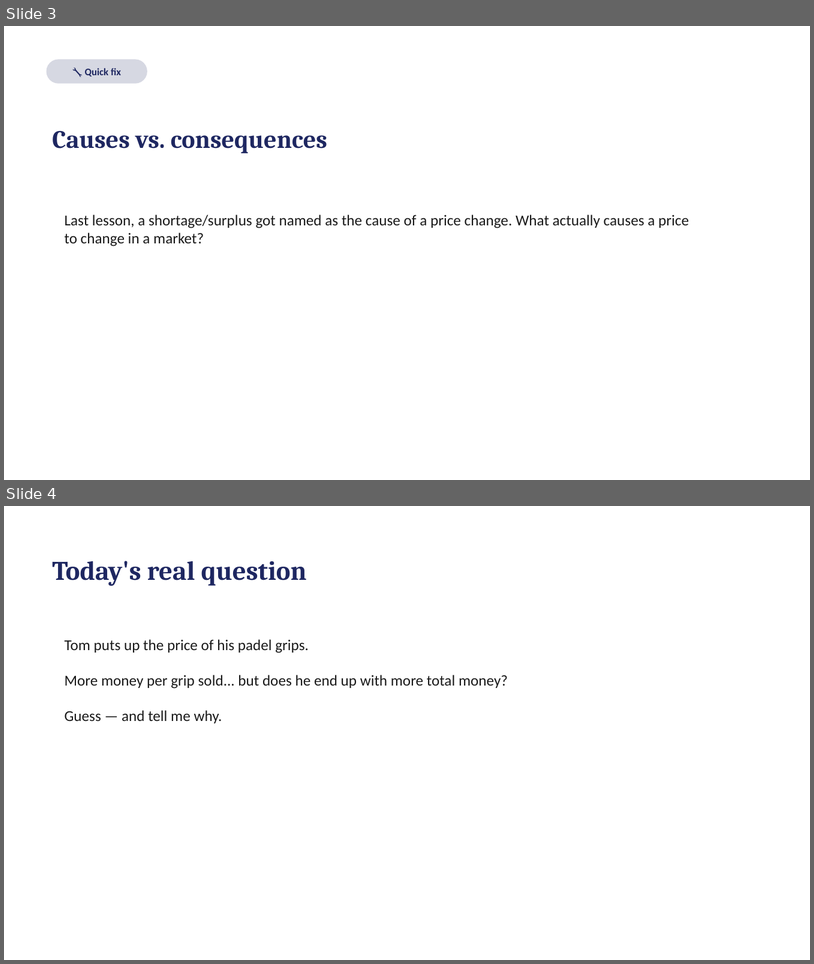
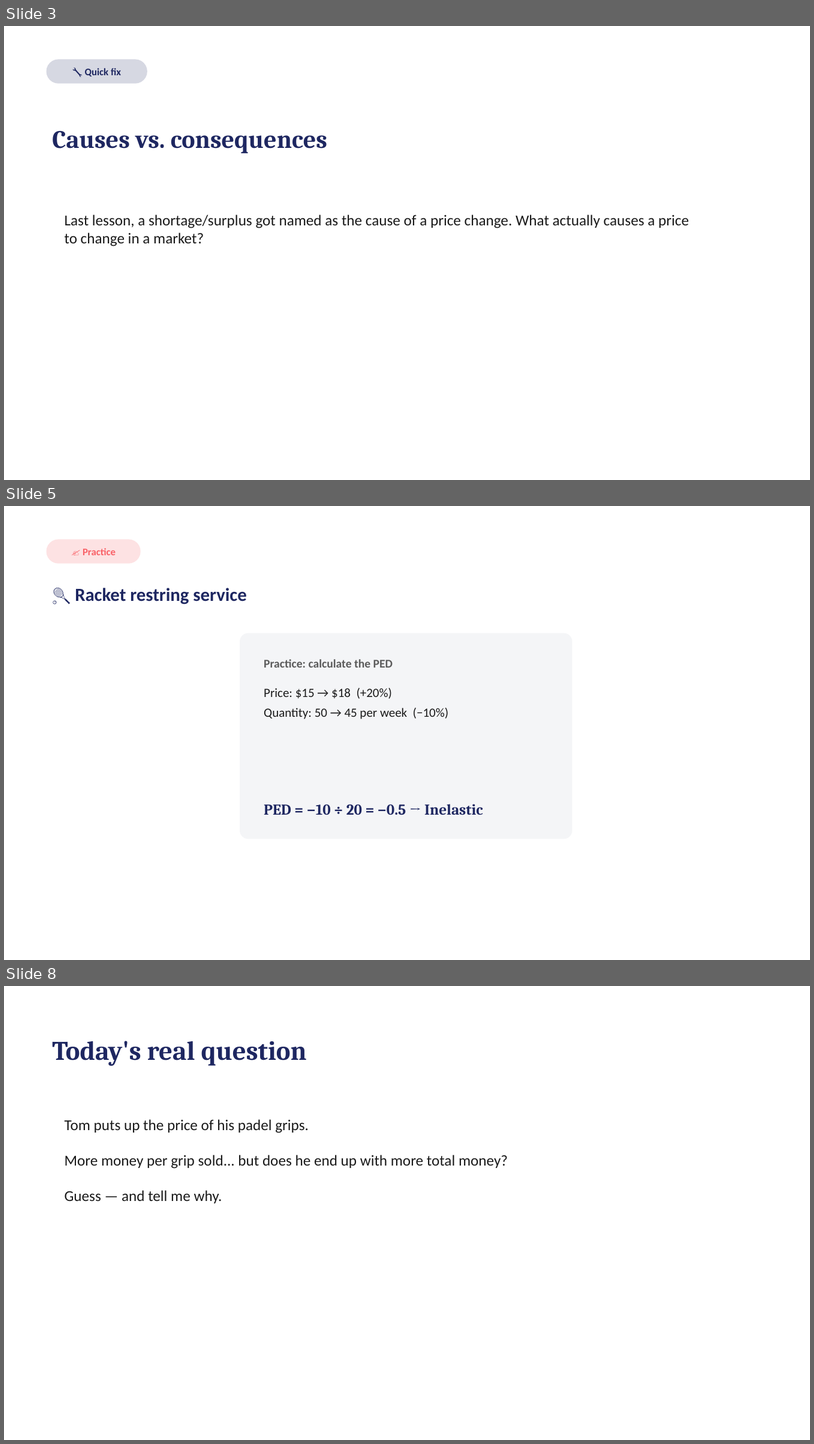
Before and after one commit to rebeccakfurness-boop/selongbayschool-teaching, a slide deck: courses/tom-economics/lessons/lesson-04/slides.pptx. Shown one above the other, each under a label of ours: slides 3 and 4 before the commit, slides 3, 5 and 8 after it; the slides between them are not shown. The pictures are 814x964 and 814x1444 pixels, drawn with LibreOffice and Linux fonts; fonts in the diff are those of the drawing. Boxes give left, top, right and bottom in pixels: in the first picture for what was removed or moved away, otherwise in the second. Text is boxed around its words. In the diff, an @@ line names an element or a change of style, - is before the commit and + after.

```diff
--- a/courses/tom-economics/lessons/lesson-04/slides.pptx
+++ b/courses/tom-economics/lessons/lesson-04/slides.pptx
@@ slide 5 added at box(4, 506, 810, 960), background #FFFFFF @@
@@ rounded rectangle added at box(47, 539, 141, 564), fill #F96167 at 18% opacity @@
@@ text added at box(83, 548, 116, 555), 12 pt, text #F96167, bold @@
+✍️ Practice
@@ text added at box(75, 588, 246, 604), 22 pt, text #1E2761, bold @@
+🎾 Racket restring service
@@ rounded rectangle added at box(240, 633, 573, 839), fill #F4F5F7 @@
@@ text added at box(264, 659, 393, 667), 14 pt, text #5B5B5B, bold @@
+Practice: calculate the PED
@@ text added at box(264, 688, 449, 719), 15 pt, text #1A1A1A @@
+Price: $15 → $18 (+20%)
+Quantity: 50 → 45 per week (−10%)
@@ text added at box(264, 804, 483, 814), 18 pt, text #1E2761, bold @@
+PED = −10 ÷ 20 = −0.5 → Inelastic
@@ what was slide 4 is now slide 8 @@
```
Also in this commit, not shown: 3 slides changed, 3 other slides added, 6 other files.
